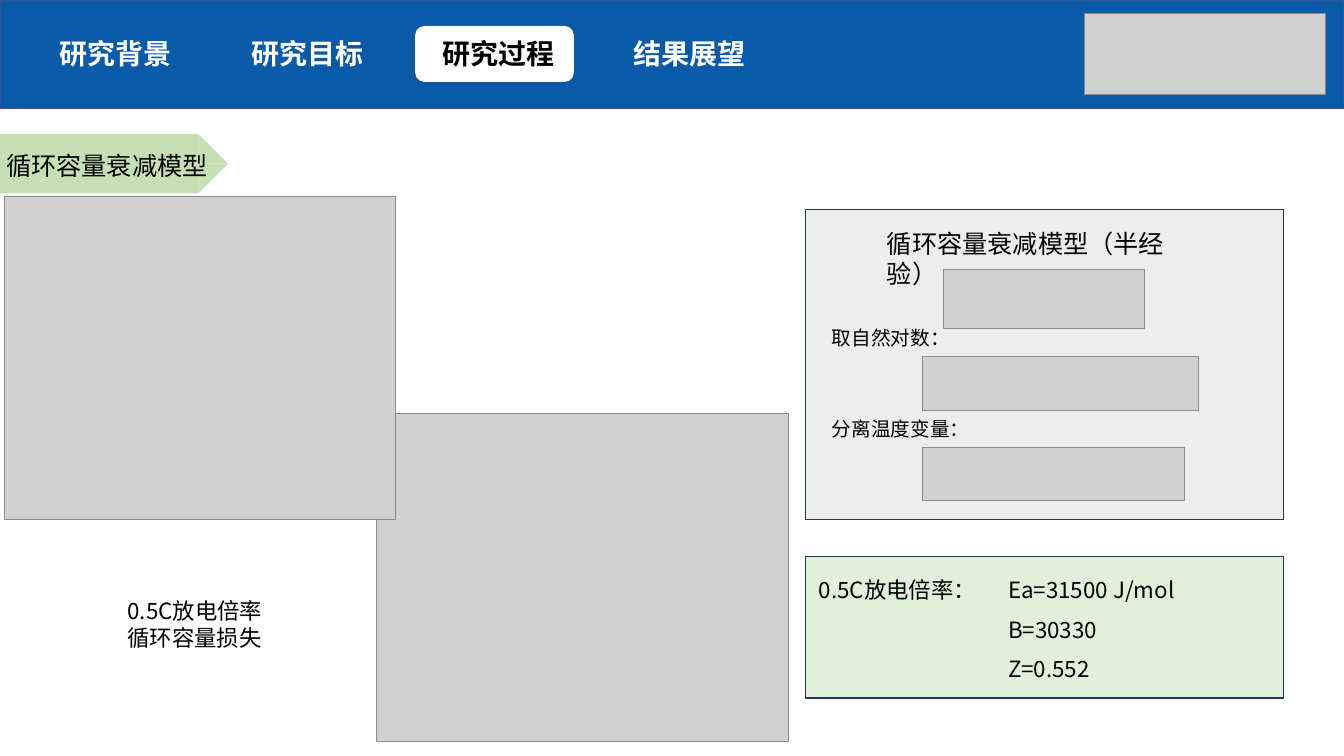
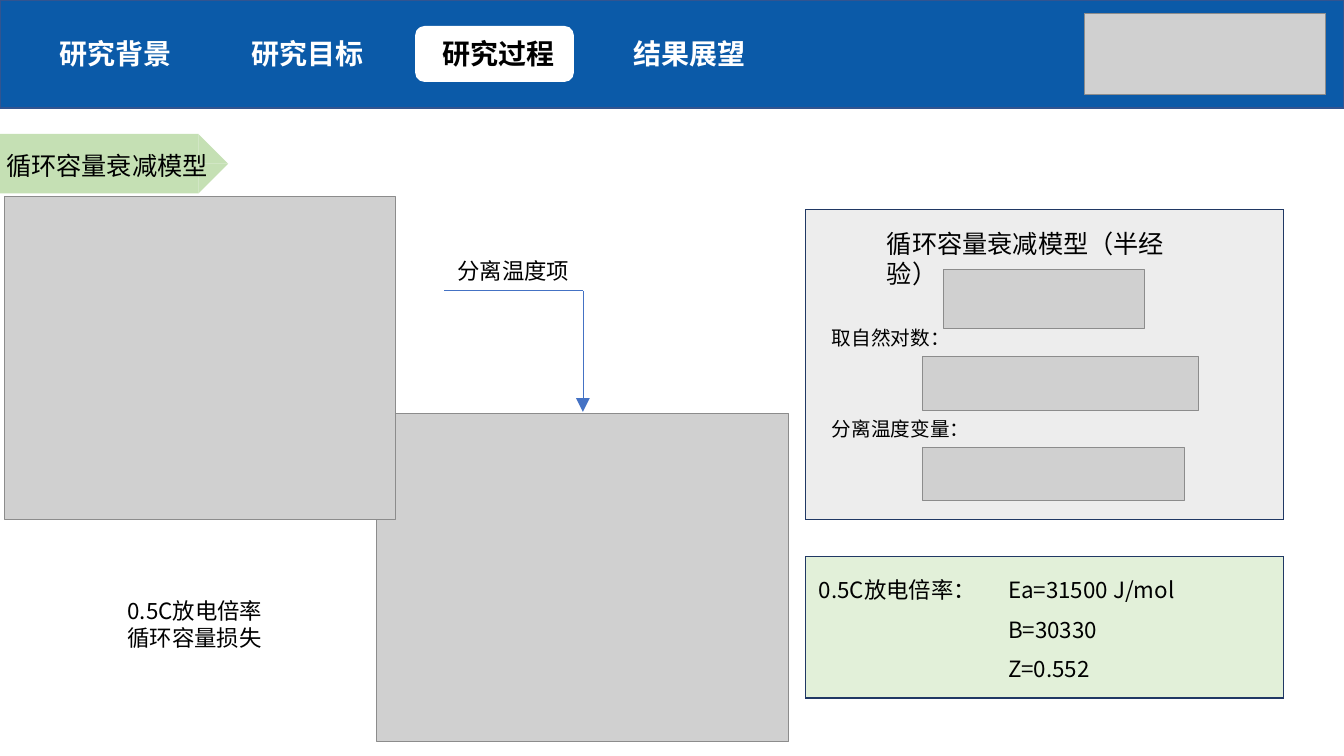
Before and after one commit to SudaSoda/Graduation-Design, a slide deck: slide 12 of Output/毕设答辩_赵杰_1452047.pptx. Drawn at 1344x756 pixels with LibreOffice and Linux fonts; fonts in the diff are those of the drawing; grey boxes stand for pictures. Boxes give left, top, right and bottom in pixels: in the first picture for what was removed or moved away, otherwise in the second. Text is boxed around its words. In the diff, an @@ line names an element or a change of style, - is before the commit and + after.

```diff
--- a/Output/毕设答辩_赵杰_1452047.pptx
+++ b/Output/毕设答辩_赵杰_1452047.pptx
@@ text added at (458, 260, 570, 281), 16 pt, text #000000 @@
+分离温度项
@@ line added from (445, 290) to (583, 290), #4472C4 0.5 pt @@
@@ arrow added from (583, 290) to (583, 412), #4472C4 0.5 pt @@
```
Also in this commit, not shown: 10 other slides changed, 16 other files.
